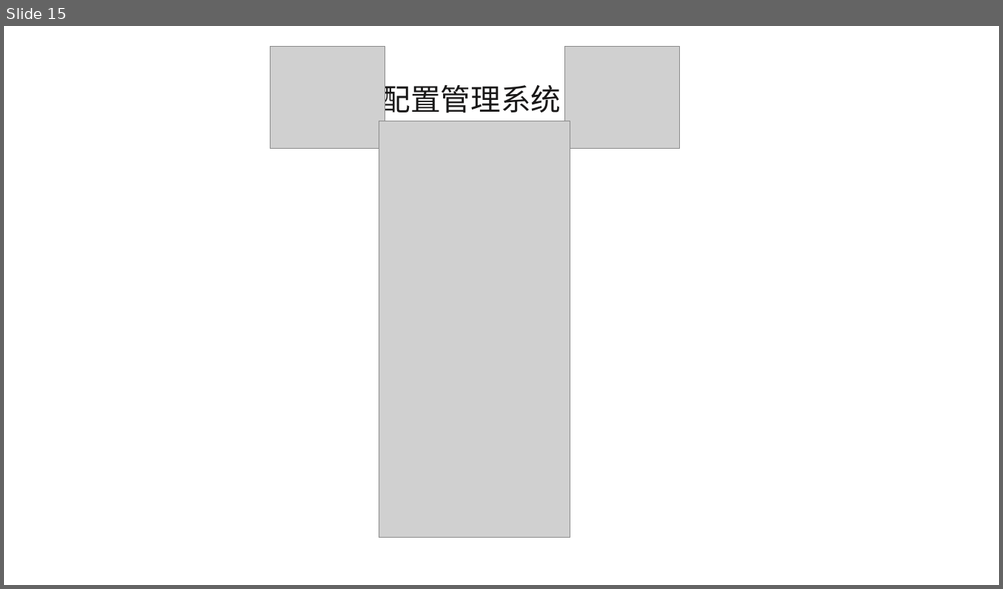
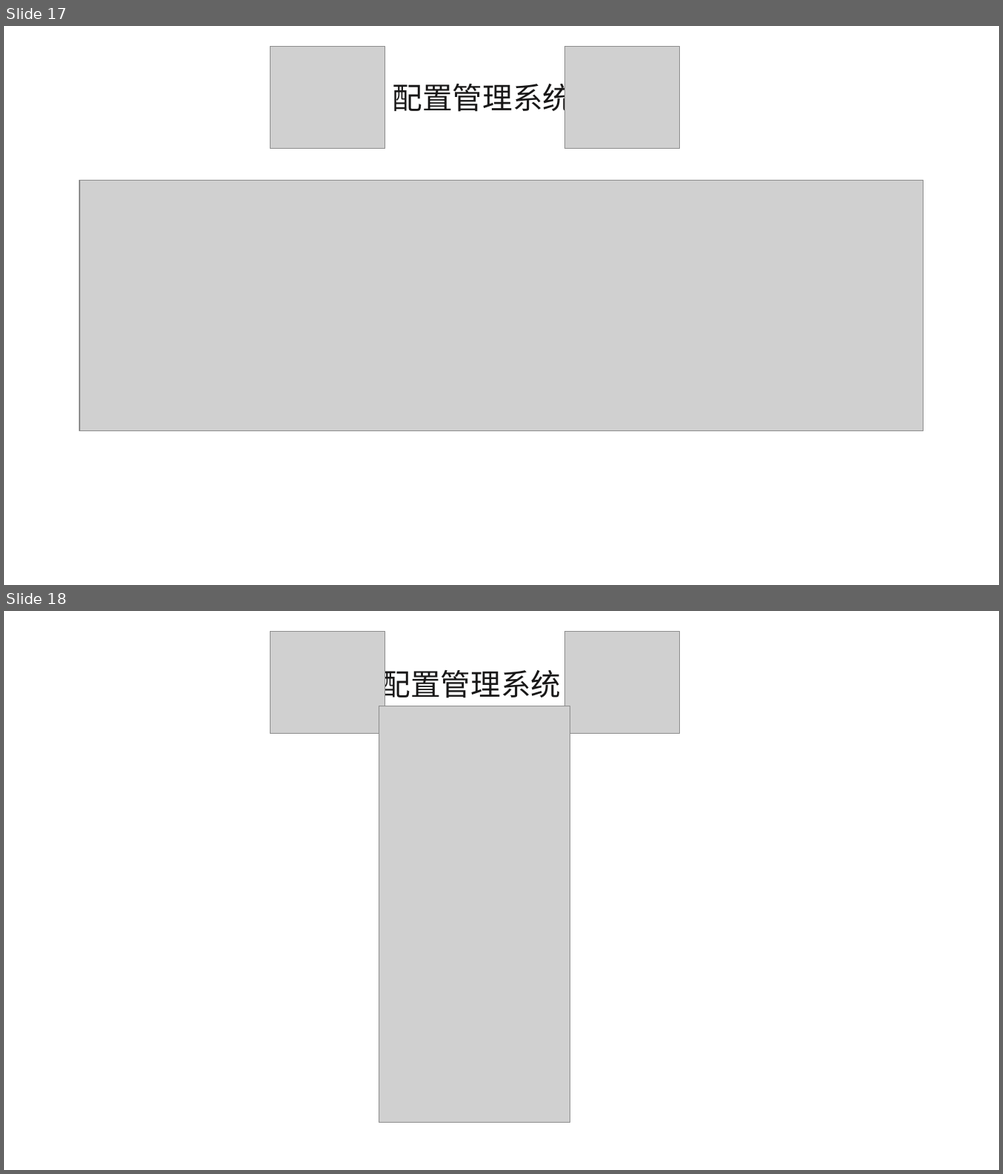
Before and after one commit to diligentsun/new-flappy-bird, a slide deck: 项目实现/项目实现PPT.pptx. Shown one above the other, each under a label of ours: slide 15 before the commit, slides 17 and 18 after it. The pictures are 1003x589 and 1003x1174 pixels, drawn with LibreOffice and Linux fonts; fonts in the diff are those of the drawing; grey boxes stand for pictures; background and template pictures are left out. Boxes give left, top, right and bottom in pixels: in the first picture for what was removed or moved away, otherwise in the second. Text is boxed around its words. In the diff, an @@ line names an element or a change of style, - is before the commit and + after.

```diff
--- a/项目实现/项目实现PPT.pptx
+++ b/项目实现/项目实现PPT.pptx
@@ slide 17 added at box(4, 26, 999, 585), background #FFFFFF @@
@@ picture added at box(270, 47, 384, 149) @@
@@ picture added at box(564, 47, 679, 149) @@
@@ text added at box(392, 79, 573, 118), 29 pt, text #181717 @@
+配置管理系统
@@ picture added at box(79, 181, 923, 431) @@
@@ what was slide 15 is now slide 18 @@
```
Also in this commit, not shown: 6 slides changed, 3 other slides added, 6 other files.
